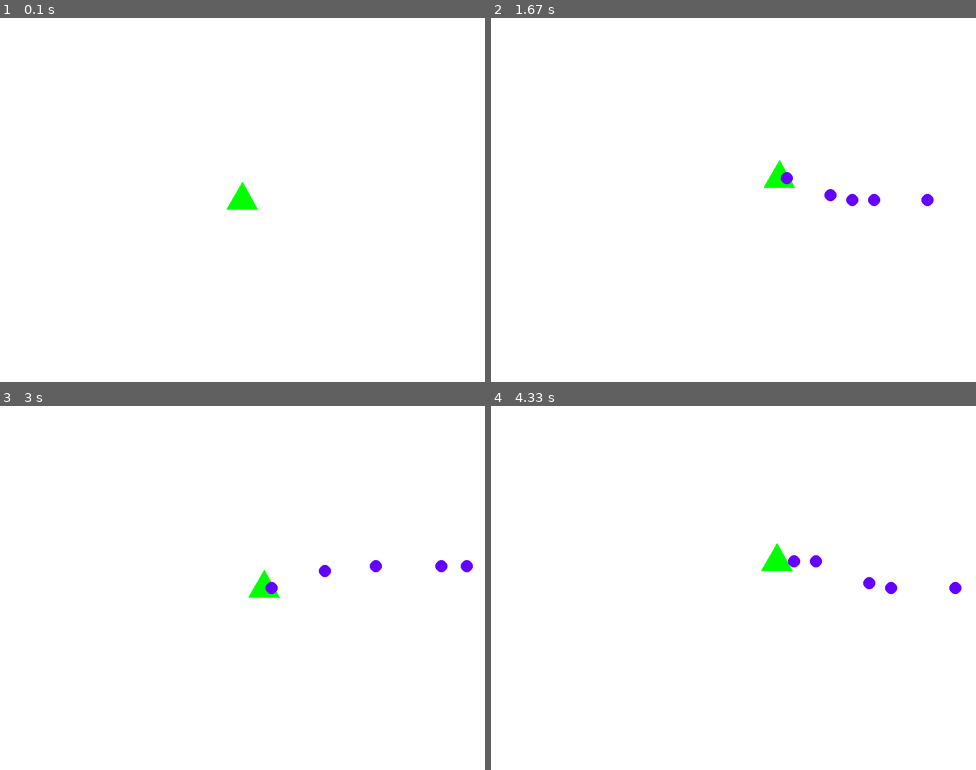
Above: before the commit, frames 1-4 (two rows, left to right).
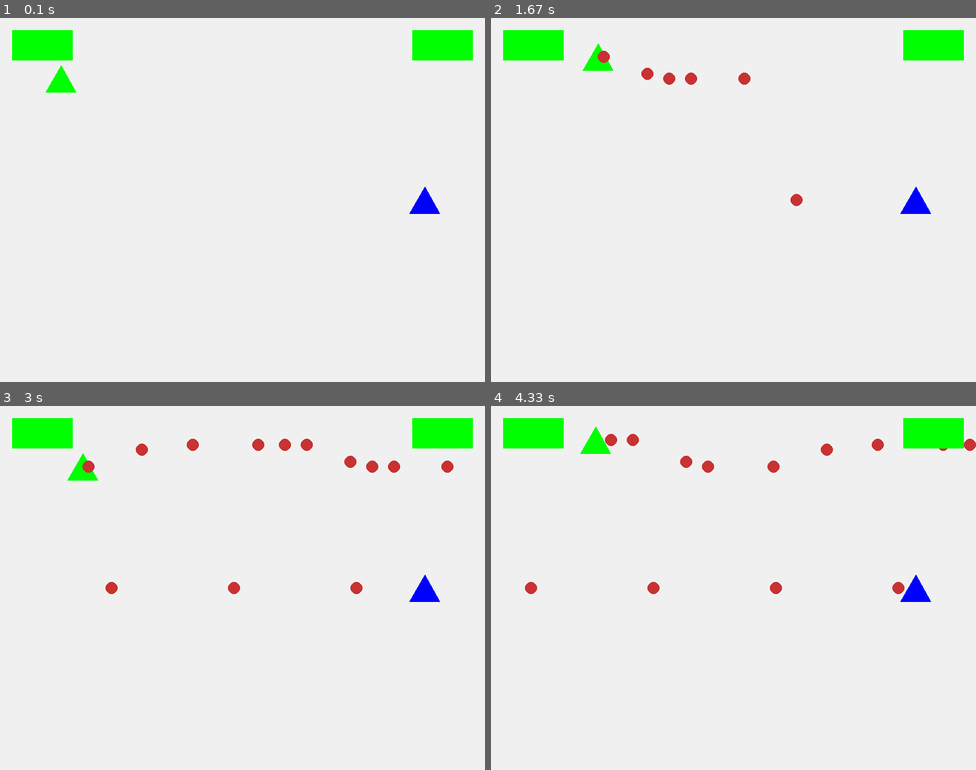
Above: after the commit, the same moments.

Repository: Hashnroll/pygame_game
Game: pygame game, started from triangle.py
Two runs of this game, one before a commit and one after it. Both use one fixed random seed, a clock stepped at 60 frames per second and the inputs below.
Inputs:
- Up to frame 1 (0.1 s): no input
- Up to frame 2 (1.67 s): tap Space at 0.33, 0.73, 1.03, 1.23, 1.57 s; hold D 0.67-1.13 s; hold W 1.17-1.47 s; hold D from 1.5 s (still down)
- Up to frame 3 (3 s): tap Space at 1.87, 2.07, 2.37, 2.63, 2.97 s; release D at 1.97 s; hold A 2-2.53 s; hold S 2.57-2.87 s; hold A from 2.9 s (still down)
- Up to frame 4 (4.33 s): tap Space at 3.27, 3.4, 3.8, 4.1 s; release A at 3.3 s; hold W 3.33-3.7 s; hold D from 3.73 s (still down)

The runs differ from the first frame. In frame 1, 2.8% of the frame differs, in the area x 2-98%, y 3-54%; in frame 2, 3.4%; in frame 3, 3.9%; in frame 4, 3.9%, in the area x 2-100%, y 3-54%.

Commit message:
Added healthbars, correct bullets' damage and representation.

Diff:
--- a/triangle.py
+++ b/triangle.py
@@ -1,6 +1,11 @@
 import pygame, math, sys, time, random
-from math import cos, sin
+import sys
+from math import cos, sin, sqrt
 from pygame.locals import *
+
+#TODO: 1) handle blitting with pygame.Sprite.Group.draw() (optional)
+#      2) load images for all sprites and use sprite.Group.draw()
+#      3) make somewhat game menu and sign in the end "You won" or "You lost"
 
 pygame.init()
 
@@ -16,85 +21,162 @@
 colors = [RED, GREEN, BLUE]
 
 sideLen = 60
-heightLen = math.ceil(sideLen*math.sin(math.pi/3))
+heightLen = round(sideLen*math.sin(math.pi/3))
 
 colors = [RED, GREEN, BLUE]
 
-#Cx, Cy = math.ceil(WIDTH/2), math.ceil(HEIGHT/2)
+PLAYER_BULLET_VELOCITY = 2
+ENEMY_BULLET_VELOCITY = -2
+
+MAX_HEALTH = 100
+
+def playAgain():
+    print("Do you want to play again?(y/n)")
+    s = input()
+    if s == 'y':
+        return True
+    else:
+        return False
 
 #start class
-class Bullet:
-    def __init__(self, Tx, Ty):
-        self.size = 10
-        self.x, self.y = Tx, Ty
-
-    def move(self, velocity):
-        self.x += velocity["horizontal"]
-        self.y += velocity["vertical"]
-    def draw(self, surface):
-        pygame.draw.circle(surface, (100, 0, 255), (self.x, self.y), self.size)
+class Bullet(pygame.sprite.Sprite):
+    size = 10
+    def __init__(self, Tx, Ty, player):
+        pygame.sprite.Sprite.__init__(self)
+
+        self.image = pygame.Surface((2*self.size, 2*self.size))
+
+        self.rect = self.image.get_rect()
+        self.rect.center = (Tx, Ty)
+
+        self.player = player
+
+    def move(self):
+        if self.player:
+            self.rect.centerx += PLAYER_BULLET_VELOCITY
+        else:
+            self.rect.centerx += ENEMY_BULLET_VELOCITY
+
+    def draw(self):
+        pygame.draw.circle(windowSurface, (200, 50, 50), self.rect.center, self.size)
     def is_out(self):
-        return (self.x <= 0 or self.x >= WIDTH or self.y <= 0 or self.y >= HEIGHT)
+        return (self.rect.centerx <= 0 or self.rect.centerx >= WIDTH or self.rect.centery <= 0 or self.rect.centery >= HEIGHT)
+    def collide(self, sprite):
+        if pygame.sprite.collide_rect(self, sprite):
+            return True
+        else:
+            return False
 #end class
 
 #start class
-class Triangle:
-    def __init__(self):
-        self.radius = 30
-        self.angles = [-math.pi/2, -(math.pi*7)/6, (math.pi/6)]
+class Triangle(pygame.sprite.Sprite):
+    def __init__(self, startpos = (round(WIDTH/2), round(HEIGHT/2)), radius = 30, player = False):
+        pygame.sprite.Sprite.__init__(self)
+
+        self.image = pygame.Surface([radius*sqrt(3), 1.5*radius])
+        self.image.set_colorkey((0,0,0))
+
+        self.rect = self.image.get_rect()
+
+        self.radius = radius
+
         self.color = random.choice(colors)
-        self.Cx, self.Cy = math.ceil(WIDTH/2), math.ceil(HEIGHT/2)
-
-        self.bullets = []
-
-        self.health = 100
+        self.rect.center = [startpos[0], startpos[1]]
+
+        self.bulletsGroup = pygame.sprite.Group()
+
+        self.health = MAX_HEALTH
+
+        self.player = player #принадлежность
 
     def rotate(self, Phi):
         self.angles = [(t + Phi) for t in self.angles]
         self.angles = [(t - 2*math.pi) if t > 2*math.pi else t for t in self.angles]
     def move(self, direction):
         if direction == "left":
-            self.Cx-=1
+            self.rect.centerx-=1
         if direction == "right":
-            self.Cx+=1
+            self.rect.centerx+=1
         if direction == "bottom":
-            self.Cy+=1
+            self.rect.centery+=1
         if direction == "up":
-            self.Cy-=1
+            self.rect.centery-=1
     def get_points(self):
-        points = []
-        for t in self.angles:
-            x = self.Cx + self.radius * math.cos(t)
-            y = self.Cy + self.radius * math.sin(t)
-            points.append((x, y))
-        return points
-    def draw(self, surface):
+        return [(0, self.rect.h), (self.rect.w, self.rect.h), (round(self.rect.w/2), 0)]
+    def draw(self):
         vertices = self.get_points()
-        pygame.draw.polygon(surface, self.color, vertices)
-        for b in self.bullets:
-            b.draw(surface)
+        pygame.draw.polygon(self.image, self.color, vertices)
+        windowSurface.blit(self.image, self.rect)
     def shoot(self):
-        b = Bullet(self.Cx, self.Cy)
-        self.bullets.append(b)
-    def update_bullets(self):
-        for b in self.bullets:
-            b.move({"horizontal":2, "vertical":0})
+        b = Bullet(self.rect.centerx, self.rect.centery, self.player)
+        self.bulletsGroup.add(b)
+    def getDamage(self):
+        self.health-=10
+    def rehealth(self):
+        self.health = 100
+    def update(self):
+        self.draw()
+        TGroup.remove(self)
+        for b in self.bulletsGroup:
+            b.draw()
+            b.move()
+            for sprite in TGroup:
+                if b.collide(sprite):
+                    sprite.getDamage()
+                    self.bulletsGroup.remove(b)
+
             if b.is_out():
-                self.bullets.remove(b)
+                self.bulletsGroup.remove(b)
+        TGroup.add(self)
 #end class
 
-windowSurface.fill((255, 255, 255))
-
-T = Triangle()
-T.draw(windowSurface)
-
-pygame.display.update()
 
 clock = pygame.time.Clock()
 FPS = 120
 
-while True:
+ENEMY_SHOOT_PERIOD = 100
+enemy_shoot_latency = ENEMY_SHOOT_PERIOD
+
+#start init game objects
+def start_init(group):
+    global T
+    T = Triangle((100, 100), player = True)
+    global T_enemy
+    T_enemy = Triangle((WIDTH-100, round(HEIGHT/2)))
+    group.add(T)
+    group.add(T_enemy)
+
+TGroup = pygame.sprite.Group()
+
+start_init(TGroup)
+#end init
+
+def drawHealthBars(playerHealth, enemyHealth):
+    playerHealthFull = pygame.Surface((MAX_HEALTH, 50))
+    enemyHealthFull = pygame.Surface((MAX_HEALTH, 50))
+
+    playerHealthCurrent = pygame.Surface((playerHealth, 50))
+    enemyHealthCurrent = pygame.Surface((enemyHealth, 50))
+
+    playerHealthFull.fill(RED)
+    enemyHealthFull.fill(RED)
+
+    playerHealthCurrent.fill(GREEN)
+    enemyHealthCurrent.fill(GREEN)
+
+    playerHealthFull.blit(playerHealthCurrent, (0,0))
+    enemyHealthFull.blit(enemyHealthCurrent, (0, 0))
+
+    windowSurface.blit(playerHealthFull, (20, 20))
+    windowSurface.blit(enemyHealthFull, (WIDTH-(MAX_HEALTH+20), 20))
+
+
+gameLoop = True
+
+while gameLoop:
     clock.tick(FPS)
+
+    windowSurface.fill((240, 240, 240))
 
     for event in pygame.event.get():
         if event.type == QUIT:
@@ -113,17 +195,41 @@
         T.move("up")
     if keys[K_s]:
         T.move("bottom")
-    if keys[K_q]:
+    """if keys[K_q]:
         T.rotate(-(1/100)*math.pi)
     if keys[K_r]:
-        T.rotate((1/100)*math.pi)
-
-    T.update_bullets()
-
-    windowSurface.fill((255, 255, 255))
-    T.draw(windowSurface)
+        T.rotate((1/100)*math.pi)"""
+
+    if (enemy_shoot_latency > 0):
+        enemy_shoot_latency -= 1
+    else:
+        T_enemy.shoot()
+        enemy_shoot_latency = ENEMY_SHOOT_PERIOD
+
+    for sprite in TGroup:
+        sprite.update()
+
+    drawHealthBars(T.health, T_enemy.health)
+
+    #check for health
+    if T.health <= 0:
+        print("You lost!")
+        if not playAgain():
+            print("Goodbye! :)")
+            gameLoop = False
+        else:
+            TGroup.empty()
+            start_init(TGroup)
+
+    if T_enemy.health <= 0:
+        print("You won!")
+        if not playAgain():
+            print("Goodbye! :)")
+            gameLoop = False
+        else:
+            TGroup.empty()
+            start_init(TGroup)
+
     pygame.display.update()
 
-
-
-#TODO: make an enemy with health, who can shoot. Arrange a duel between player and enemy. In the of this duel sign "You won" or "You lost"
+sys.exit()
